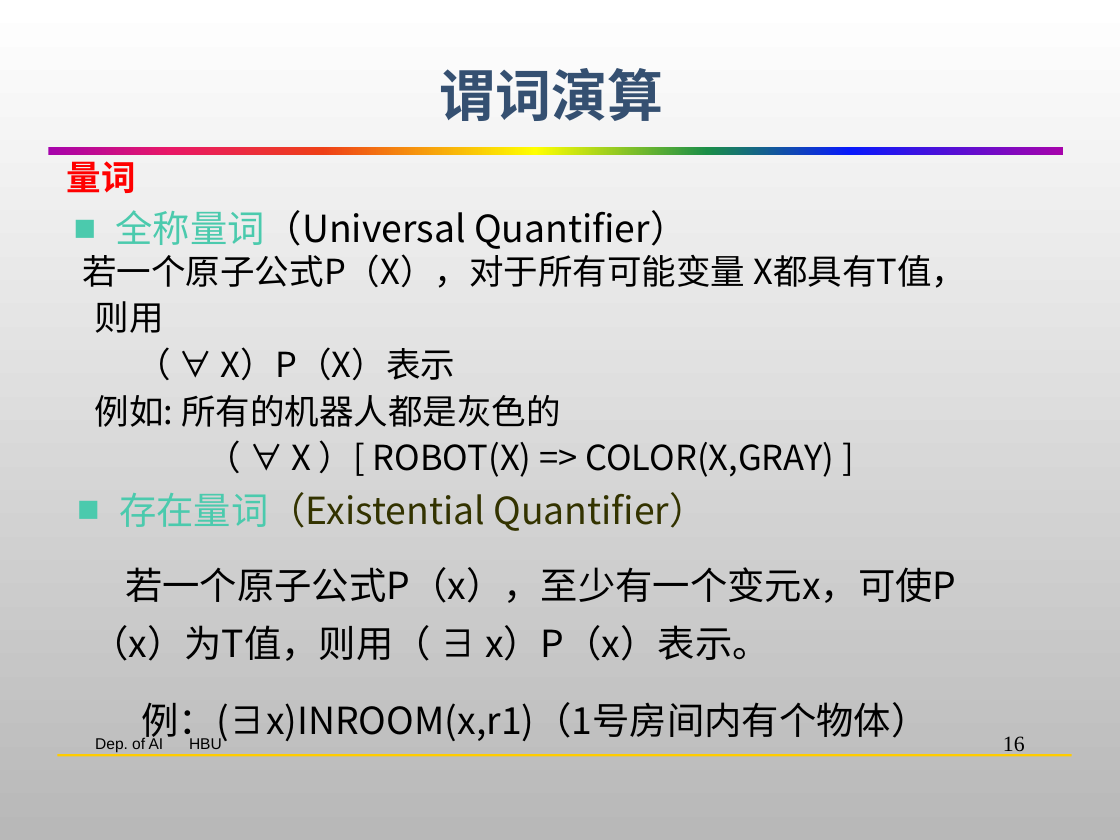
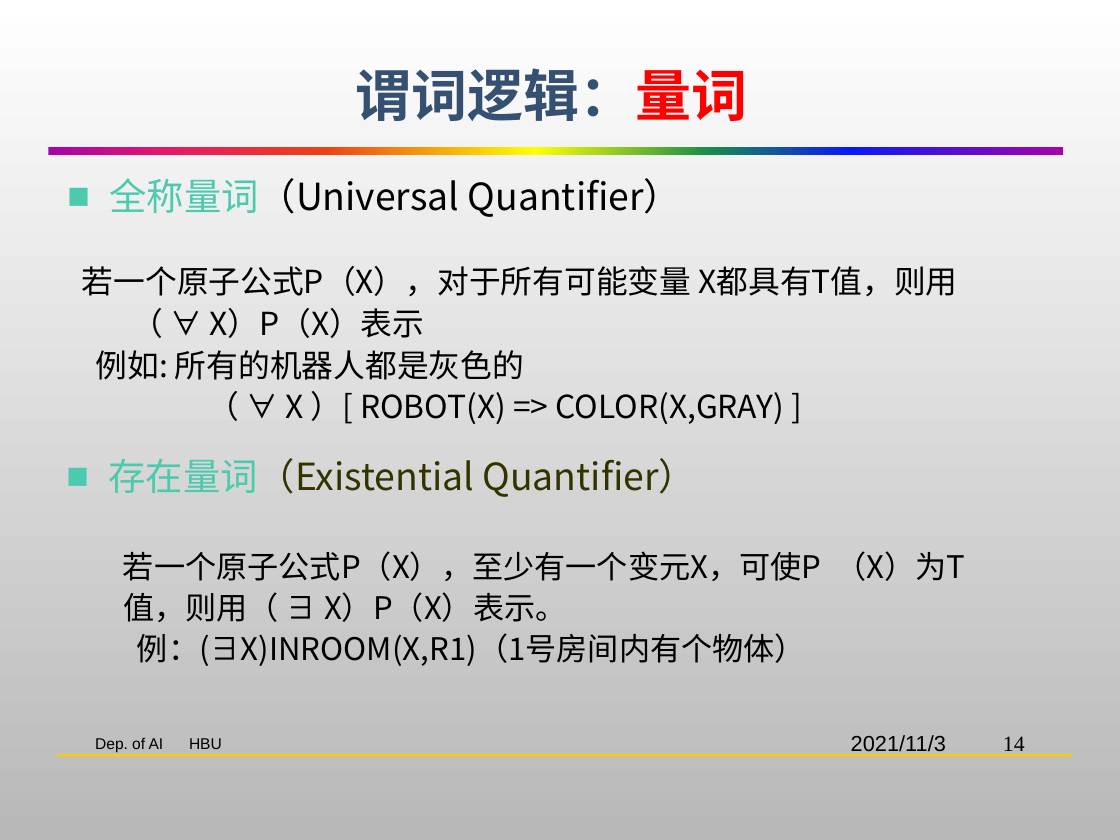
Before and after one commit to HBU/Artificial_Intelligence, a slide deck: slide 14 of AI-PPT-史忠植/AI02知识表示.pptx (slide 16 before the commit). Drawn at 1120x840 pixels with LibreOffice and Linux fonts; fonts in the diff are those of the drawing; background and template pictures are left out. Boxes give left, top, right and bottom in pixels: in the first picture for what was removed or moved away, otherwise in the second. Text is boxed around its words. In the diff, an @@ line names an element or a change of style, - is before the commit and + after.

```diff
--- a/AI-PPT-史忠植/AI02知识表示.pptx
+++ b/AI-PPT-史忠植/AI02知识表示.pptx
@@ title at (x1=355, y1=68, x2=747, y2=121): text changed @@
-谓词演算
+谓词逻辑：量词
@@ text "全称量词（Universal Quantifier）" moved from (x1=116, y1=210, x2=687, y2=249) to (x1=109, y1=178, x2=681, y2=217) @@
@@ text at (x1=67, y1=161, x2=136, y2=193): paragraph removed @@
-量词
@@ text "若一个原子公式P（X），对于所有可能变量 X都具有T值，则用" moved from (x1=67, y1=161, x2=966, y2=477) to (x1=82, y1=266, x2=957, y2=424) @@
@@ text "若一个原子公式P（X），对于所有可能变量 X都具有T值，则用" at (x1=82, y1=266, x2=957, y2=424): size 22.2 to 20.4 pt; line spacing 30pt to 1.1 @@
@@ text "存在量词（Existential Quantifier）" moved from (x1=119, y1=492, x2=706, y2=531) to (x1=108, y1=458, x2=696, y2=497) @@
@@ text at (x1=123, y1=551, x2=966, y2=666): text changed; size 24 to 20 pt @@
-若一个原子公式P（x），至少有一个变元x，可使P （x）为T值，则用（ ∃ x）P（x）表示。
-例：(∃x)INROOM(x,r1)（1号房间内有个物体）
+若一个原子公式P（X），至少有一个变元X，可使P （X）为T值，则用（ ∃ X）P（X）表示。
+例：(∃X)INROOM(X,R1)（1号房间内有个物体）
@@ text added at (x1=851, y1=735, x2=946, y2=756), 14 pt, text #000000 @@
+2021/11/3
@@ page number at (x1=1003, y1=736, x2=1025, y2=756): text changed @@
-16
+14
```
Also in this commit, not shown: 49 other slides changed, 9 slides added, 25 slides removed.
